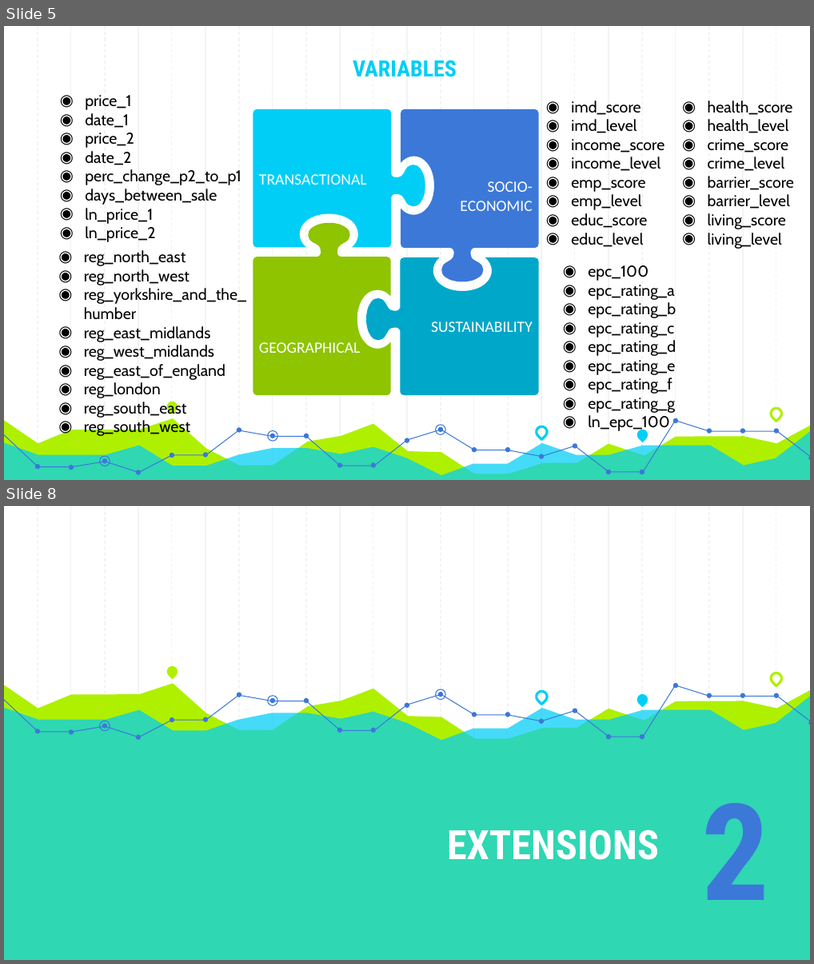
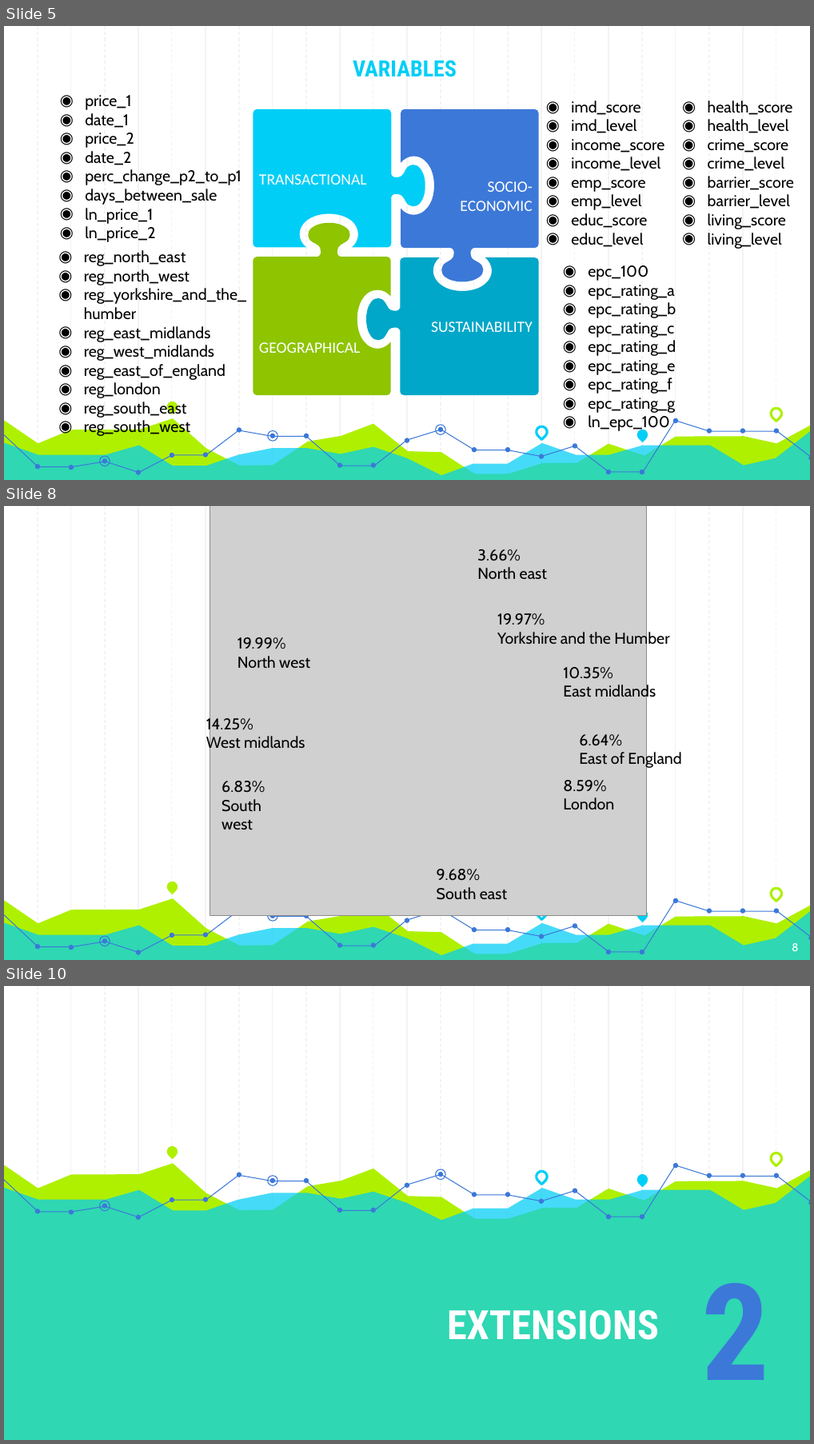
Before and after one commit to Sanchayan-Bhowal/Project-Energy-Economy, a slide deck: Project_ppt.pptx. Shown one above the other, each under a label of ours: slides 5 and 8 before the commit, slides 5, 8 and 10 after it; the slides between them are not shown. The pictures are 814x964 and 814x1444 pixels, drawn with LibreOffice and Linux fonts; fonts in the diff are those of the drawing; grey boxes stand for pictures. Boxes give left, top, right and bottom in pixels: in the first picture for what was removed or moved away, otherwise in the second. Text is boxed around its words. In the diff, an @@ line names an element or a change of style, - is before the commit and + after.

```diff
--- a/Project_ppt.pptx
+++ b/Project_ppt.pptx
@@ slide 8 added at [4,506,810,960], background #FFFFFF; not listed: 57 template elements that a slide beside it also shows @@
@@ picture added at [210,506,647,916] @@
@@ text added at [478,549,547,580], 14 pt, text #000000 @@
+3.66%
+North east
@@ text added at [498,613,670,648], 14 pt, text #000000 @@
+19.97%
+Yorkshire and the Humber
@@ text added at [238,637,310,668], 14 pt, text #000000 @@
+19.99%
+North west
@@ text added at [563,667,656,701], 14 pt, text #000000 @@
+10.35%
+East midlands
@@ text added at [206,716,305,752], 14 pt, text #000000 @@
+14.25%
+West midlands
@@ text added at [579,734,682,768], 14 pt, text #000000 @@
+6.64%
+East of England
@@ text added at [222,780,265,830], 14 pt, text #000000 @@
+6.83%
+South west
@@ text added at [563,780,614,809], 14 pt, text #000000 @@
+8.59%
+London
@@ text added at [437,868,507,900], 14 pt, text #000000 @@
+9.68%
+South east
@@ page number added at [792,943,799,951], 10 pt, text #FFFFFF @@
+8
@@ what was slide 8 is now slide 10 @@
```
Also in this commit, not shown: 7 slides changed, 1 other slide added, 2 other files.
